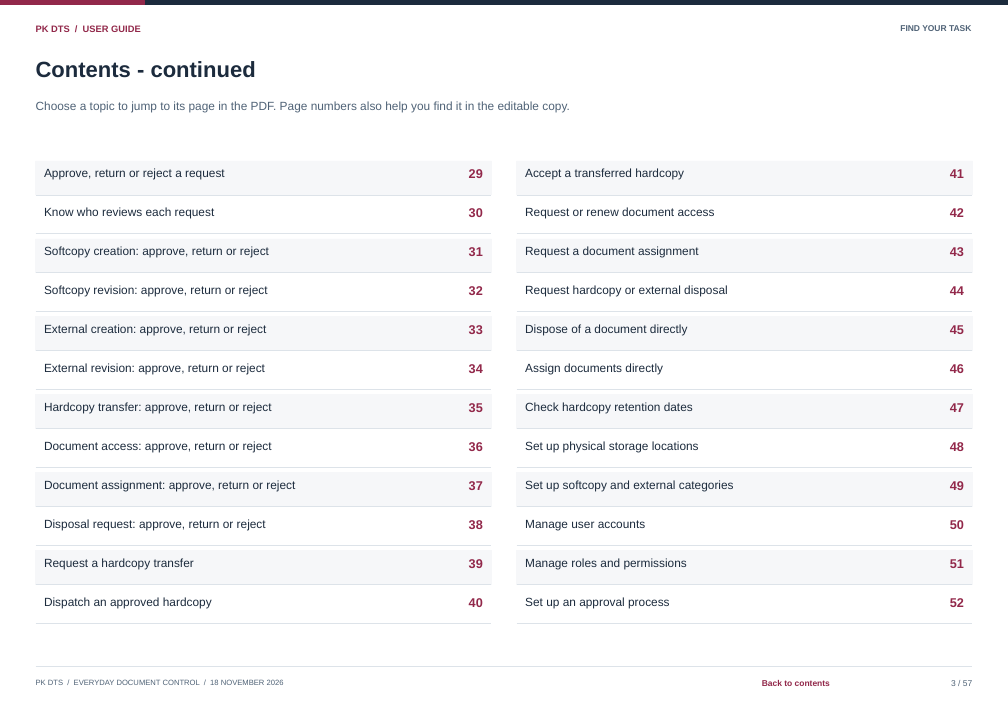
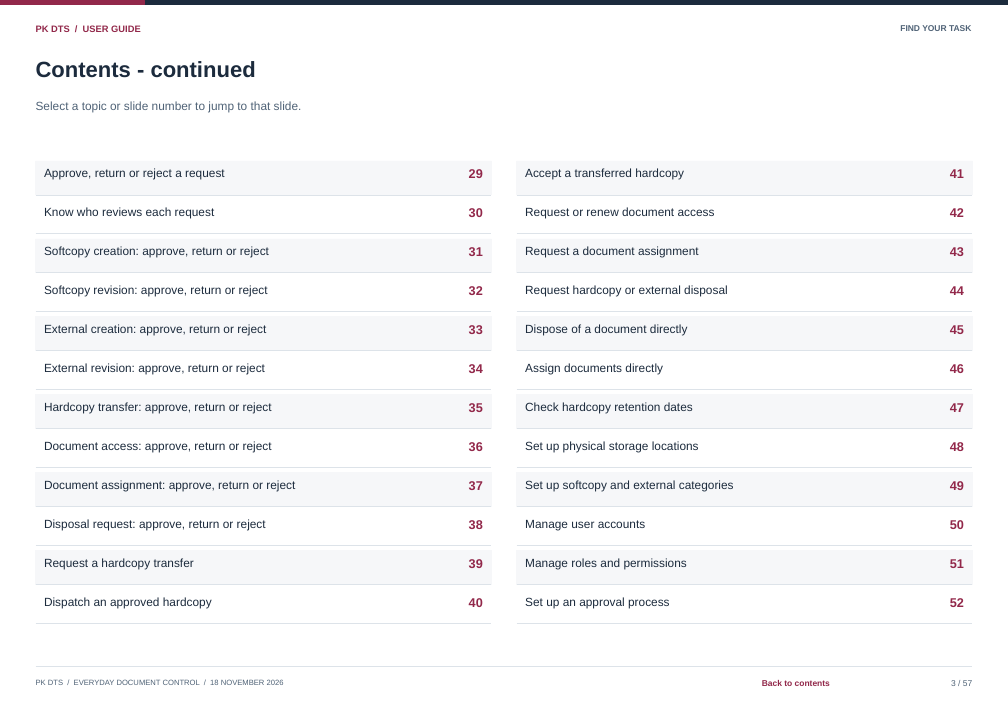
Before and after one commit to curib123/pk_document_tracking_system, a slide deck: slide 3 of docs/system-documentation/PK_DTS_User_Guide_Step_by_Step.pptx. Drawn at 1008x713 pixels with LibreOffice and Linux fonts; fonts in the diff are those of the drawing. Boxes give left, top, right and bottom in pixels: in the first picture for what was removed or moved away, otherwise in the second. Text is boxed around its words. In the diff, an @@ line names an element or a change of style, - is before the commit and + after.

```diff
--- a/docs/system-documentation/PK_DTS_User_Guide_Step_by_Step.pptx
+++ b/docs/system-documentation/PK_DTS_User_Guide_Step_by_Step.pptx
@@ text at bbox=[36, 101, 302, 113]: text changed @@
-Choose a topic to jump to its page in the PDF. Page numbers also help you find it in the editable copy.
+Select a topic or slide number to jump to that slide.
```
Also in this commit, not shown: 3 other slides changed, 1 other file.
